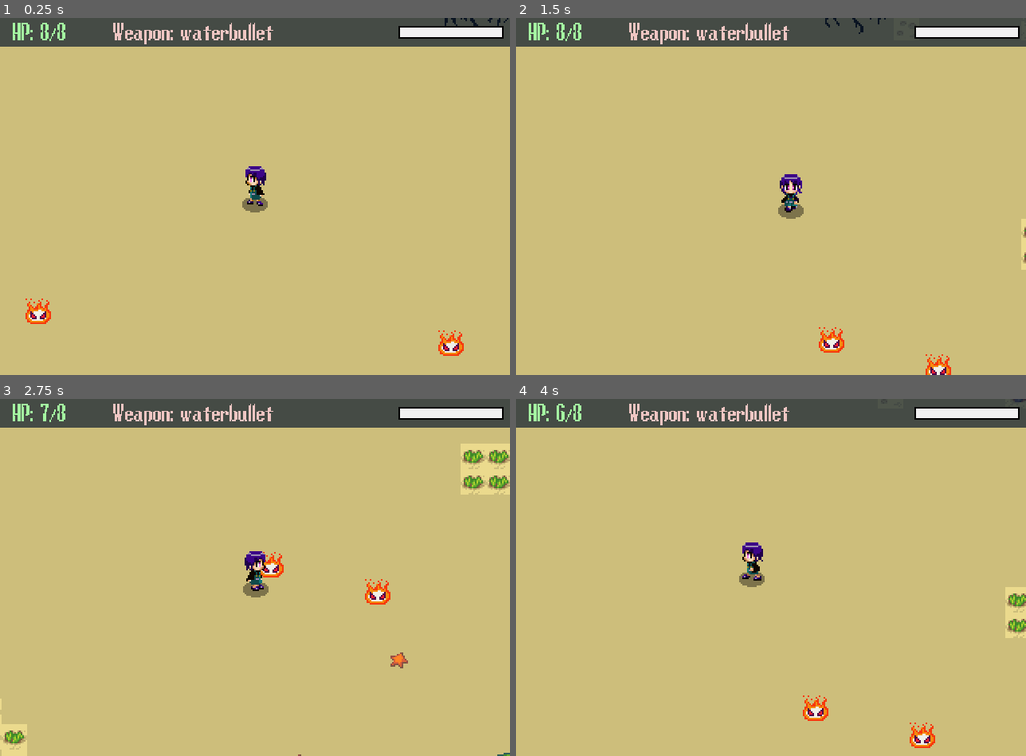
Above: before the commit, frames 1-4 (two rows, left to right).
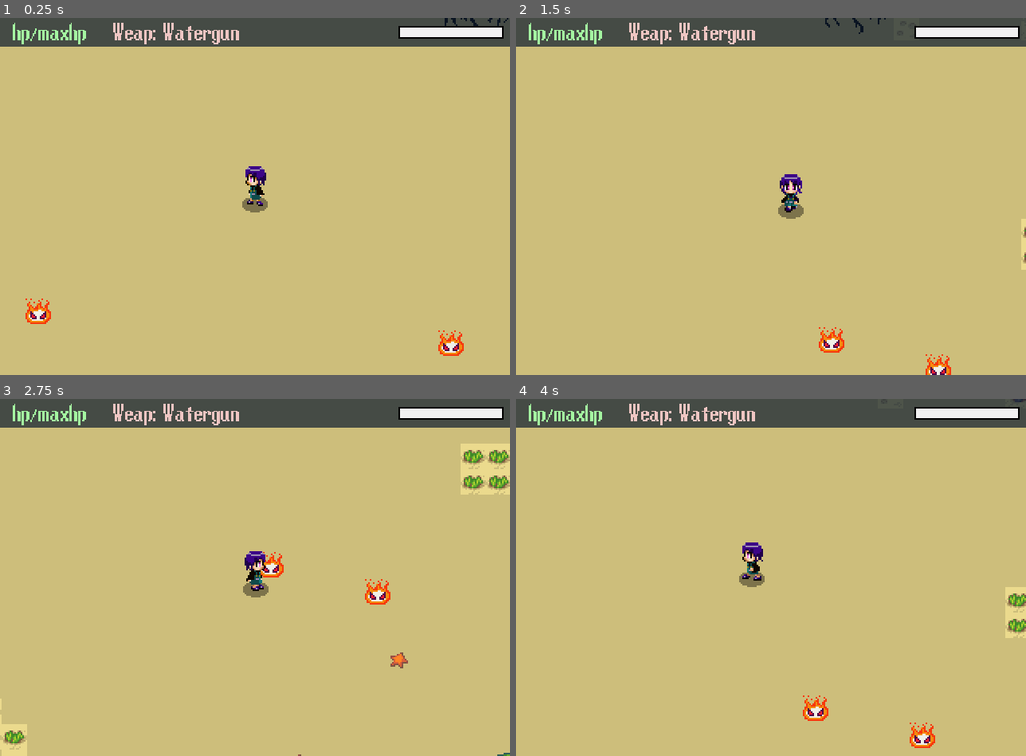
Above: after the commit, the same moments.

Repository: hillendymion/reverie
Game: Godot game, scene res://Objects/Rooms/LVL_LG_Beach.tscn
The game is run twice, just before and just after one commit, with the same random seed, the same clock (stepped at 60 frames per second) and the same inputs. This scene is started directly instead of the project's main scene.
Inputs:
- Up to frame 1 (0.25 s): no input
- Up to frame 2 (1.5 s): hold Right (ui_right) 0.53-1.28 s; hold Down (ui_down) from 1.28 s (still down)
- Up to frame 3 (2.75 s): release Down (ui_down) at 2.03 s; hold Right (ui_right) from 2.03 s (still down)
- Up to frame 4 (4 s): release Right (ui_right) at 2.78 s; hold Up (ui_up) 2.78-3.53 s; hold Left (ui_left) from 3.53 s (still down)

The runs differ from the first frame. In frame 1, 0.7% of the frame differs, in the area x 2-54%, y 1-8%; in frame 2, 0.7%; in frame 3, 0.7%; in frame 4, 0.7%.
Error after the commit: Invalid get index 'Enemy_HP' (on base: 'null instance'). (res://SRC/En_Flame.gd:9)

Commit message:
Add files via upload

Diff:
--- a/SRC/Arrow_Bullet.gd
+++ b/SRC/Arrow_Bullet.gd
@@ -5,16 +5,11 @@
 export var vel = Vector2.ZERO
 export var spd = 300
 
-# Declare member variables here. Examples:
-# var a: int = 2
-# var b: String = "text"
 
 
-# Called when the node enters the scene tree for the first time.
-func _ready() -> void:
-	pass # Replace with function body.
 
-
-# Called every frame. 'delta' is the elapsed time since the previous frame.
-#func _process(delta: float) -> void:
-#	pass
+func set_dir(direction):
+	#connected and passed through the bullet manager
+	self.direction = direction
+	rotation += direction.angle()
+	#rotation_degrees?
--- /dev/null
+++ b/SRC/BulletCandy.gd
@@ -0,0 +1,19 @@
+extends Area2D
+export var element = "Wind" #Fire, Ice, Wind, None
+export var DamMod = 2
+export var vel = Vector2.ZERO
+export var spd = 200
+
+func _ready() -> void:
+	$AnimatedSprite.play("default")
+	$Timer.start(2)
+
+func _on_Timer_timeout() -> void:
+	queue_free()
+
+
+func set_dir(direction):
+	#connected and passed through the bullet manager
+	self.direction = direction
+	rotation += direction.angle()
+	#rotation_degrees?
--- a/SRC/BulletManager.gd
+++ b/SRC/BulletManager.gd
@@ -1,4 +1,14 @@
 extends Node2D
 
-func handle_bullet_Spawned(bullet):
+func handle_bullet_Spawned(bullet, pos, direction):
+	print("Bullet Spawn Called. that works.")
 	add_child(bullet)
+	bullet.position = pos.global_position #this is awkward
+	bullet.vel = direction
+	#the bullet needs to face the direction right too.
+	bullet.set_dir(direction)#set direction. Every bullet should have this.
+
+
+func handle_hp_hitspawn(hit_amount, pos):
+	#Create an HP Hit piece that generates when enemy or player gets hit.
+	pass
--- a/SRC/En_Boss_Demon1.gd
+++ b/SRC/En_Boss_Demon1.gd
@@ -7,7 +7,9 @@
 onready var sprite = $Sprite
 onready var AnimPlyr = $AnimationPlayer
 onready var hitbox = $Hitbox
+onready var bossMeter = $CanvasLayer/Boss_Meter/HP_Bar
 
+signal Enemy_Bullet_Fired(bullet, pos, direction)
 
 func _ready() -> void:
 	AnimPlyr.play("Idle_Move")
@@ -19,9 +21,19 @@
 
 func _on_Hurtbox_body_entered(body: Node) -> void:
 	#enemy gets hit by bullet.
-	pass # Replace with function body.
+	#get bullet element and mod that.
+	if bossMeter:
+		bossMeter.value = int(float(Player_Stats.Boss_IceHP/800)*300) #ill fix the values later.
 
 
 func _on_Hitbox_body_entered(body: Node) -> void:
 	#player damaged by enemy.
 	pass # Replace with function body.
+
+func DemonDie():
+	#created explosion.
+	#Signal demon ice die.
+	#If all the demons are dead win game.
+	if Player_Stats.Boss_FireHP == 0 and Player_Stats.Boss_IceHP == 0:
+		Player_Stats.WinGame() #this if probbly better handled as a signal.
+	#I honestly don't know how to end this game.
--- a/SRC/En_Boss_Demon_Ice.gd
+++ b/SRC/En_Boss_Demon_Ice.gd
@@ -2,29 +2,42 @@
 
 var direction = 0
 var vel = Vector2.ZERO
-var speed = 80
-var attack = 2
+
 var facing = 0
 onready var Anim_Plyr = $AnimationPlayer
+onready var eneStats = $eneStats #MaxHP will likely be unused. Interations bust change.
 onready var hitbox = $Hitbox
 onready var timer = $Timer
+onready var bossMeter = $CanvasLayer/Boss_Meter/HP_Bar
 #preload enemy bullets
 #preload Boss hud
+signal Demon_Bullet_Fired(bullet, pos, direction)
+
+enum {
+	WARP,
+	CHASE,
+	SPELL
+}
+
 
 func _ready() -> void:
+	#self.connect(Demon_Bullet_Fired, self, )
+	eneStats.Enemy_maxHP = Player_Stats.Boss_IceHP
 	if Player_Stats.Boss_IceHP <= 0: queue_free()
 	Anim_Plyr.play("Idle")
 
 func _physics_process(_delta: float) -> void:
 	#Make enums for attacks. Wander, charger, whip attack, Chargespell
 
+
 	pass
+
 
 
 
 func _on_Hitbox_body_entered(body: Node) -> void:
 	#this thing hurts player when collided
-	print("ow -",attack, " damage" )
+	print("ow -",eneStats.Attack, " damage" )
 
 
 
@@ -35,4 +48,21 @@
 
 func _on_Hurtbox_area_entered(area: Area2D) -> void:
 	#Bulllet hit this guy
-	pass # Replace with function body.
+	Player_Stats.Boss_IceHP -= Player_Stats.Attack+Player_Stats.Attackmod #replace with damage amount.
+	#get bullet element and mod that.
+	Player_Stats.newsong("res://Audio/Song/dark space.ogg")
+	if bossMeter:
+		bossMeter.value = int(float(Player_Stats.Boss_IceHP/800)*300) #ill fix the values later.
+
+func Demon_Shoot():
+	var bullet = null #for now
+	var pos = null
+
+	emit_signal("Demon_Bullet_Fired",bullet, pos, vel )
+
+func DemonDie():
+	#Signal demon ice die.
+	#If all the demons are dead win game.
+	if Player_Stats.Boss_FireHP == 0 and Player_Stats.Boss_IceHP == 0:
+		Player_Stats.WinGame() #this if probbly better handled as a signal.
+	#I honestly don't know how to end this game.
--- /dev/null
+++ b/SRC/En_EyeBall.gd
@@ -0,0 +1,38 @@
+extends KinematicBody2D
+
+onready var eneStats = $eneStats
+onready var Anim_Sprite = $AnimatedSprite
+const eneDie = preload("res://Objects/Bullets/EnemyDead.tscn")
+
+enum {
+	IDLE,
+	CHASE,
+	WANDER
+}
+
+func _ready() -> void:
+	Anim_Sprite.play("front")
+
+func _physics_process(delta: float) -> void:
+	#use the enums here.
+	pass
+
+
+
+func _on_Hurtbox_area_entered(area: Area2D) -> void:
+	#enemy gets bonked by player bullets
+	var damage = Player_Stats.Attack+Player_Stats.Attackmod - eneStats.Def
+	#this stat will be replaced with th damage stored from the bullet itself.
+	if damage <= 0: damage = 0
+	eneStats.Enemy_HP - damage
+	print(str(eneStats.Enemy_HP)+"/"+str(eneStats.Enemy_maxHP))
+	if eneStats.Enemy_HP <= 0:
+		Enemy_Die()
+
+func Enemy_Die():
+	#i should make a signal for this from the stats like the example.
+	var enedie = eneDie.instance()
+	get_parent().add_child(enedie)
+	enedie.position = self.global_position
+	#possibly drop item
+	queue_free()
--- a/SRC/En_Flame.gd
+++ b/SRC/En_Flame.gd
@@ -1,18 +1,19 @@
 extends KinematicBody2D
 
 onready var Anim_Sprite = $AnimatedSprite
-export var Enemy_HP = 4
-export var Attack = 1
+onready var eneStats = $eneStats
+const eneDie = preload("res://Objects/Bullets/EnemyDead.tscn") #maybe this one can be passed from the stats.
 
 # Called when the node enters the scene tree for the first time.
 func _ready() -> void:
+	print("Flame HP:"+str(eneStats.Enemy_HP)+"/"+str(eneStats.Enemy_maxHP))
 	pass # Replace with function body.
 
 
 
 func _on_Hitbox_body_entered(body: Node) -> void:
 	#Enemy bonks player
-	var damage = Attack - Player_Stats.Defense
+	var damage = eneStats.Attack - Player_Stats.Defense
 	#apply element modifiers too once implemented
 	if damage < 1: damage == 1
 
@@ -21,12 +22,18 @@
 
 func _on_Hurtbox_body_entered(body: Node) -> void:
 	#Enemy take damage
-	Enemy_HP -= Player_Stats.Attack
-	#Modifiers TBImplemented
-	if Enemy_HP <= 0:
+	#enemy gets bonked by player bullets
+	var damage = Player_Stats.Attack+Player_Stats.Attackmod - eneStats.Def
+	#this stat will be replaced with th damage stored from the bullet itself.
+	if damage <= 0: damage = 0
+	eneStats.Enemy_HP - damage
+	print(str(eneStats.Enemy_HP)+"/"+str(eneStats.Enemy_maxHP))
+	if eneStats.Enemy_HP <= 0:
 		Enemy_Die()
 
 func Enemy_Die():
-	#create death explosion
+	var enedie = eneDie.instance()
+	get_parent().add_child(enedie)
+	enedie.position = self.global_position
 	#possibly drop item
 	queue_free()
--- /dev/null
+++ b/SRC/Enemy_Stats.gd
@@ -0,0 +1,11 @@
+extends Node
+
+export var Enemy_maxHP = 4
+var Enemy_HP
+export var Attack = 1
+export var Element = "Fire"
+export var Def = 0
+export var speed = 80
+
+func _ready() -> void:
+	Enemy_HP = Enemy_maxHP
--- a/SRC/FX_Impact.gd
+++ b/SRC/FX_Impact.gd
@@ -1,5 +1,7 @@
 extends Node2D
-
+#created when connecting with enemy or wall.
+func _ready() -> void:
+	$AnimatedSprite.play("default")
 
 func _on_AnimatedSprite_animation_finished() -> void:
 	queue_free()
--- a/SRC/Fire_Bullet.gd
+++ b/SRC/Fire_Bullet.gd
@@ -4,10 +4,14 @@
 export (int) var DamMod = 2
 export var vel = Vector2.ZERO
 export (int) var spd = 300
-var direction = Vector2.ZERO
+#var direction = Vector2.ZERO
 
 
 
 func _on_Fire_Bullet_area_entered(area: Area2D) -> void:
 	#collision.
 	pass # Replace with function body.
+
+func set_dir(direction):
+	self.direction = direction
+	rotation += direction.angle()
--- a/SRC/Hud_Main.gd
+++ b/SRC/Hud_Main.gd
@@ -1,19 +1,16 @@
 extends CanvasLayer
 
-onready var HPStats = $HPStats
-onready var ViewWeapon = $Vweap
+var toggle = true
+onready var HPStats = $Control/HPStats
+onready var ViewWeapon = $Control/Vweap
 
-onready var BossMeterFire = $Boss_MeterFire
-onready var BossHPFire = $Boss_MeterFire/BMFull
-onready var BossMeterIce = $Boss_MeterIce
-onready var BossHPIce = $Boss_MeterIce/BMFull
-onready var RateM = $RateM
+onready var BossMeterFire = $Control/Boss_MeterFire
+onready var BossHPFire = $Control/Boss_MeterFire/BMFull
+onready var RateM = $Control/RateM
 onready var stats = Player_Stats
 
 func ready():
 	RateM.visible = false
-	BossMeterFire.visible = false
-	BossMeterIce.visible = false
 
 func _physics_process(delta: float) -> void:
 	HPStats.text = "HP: "+ str(stats.HP)+"/"+str(stats.MaxHP)
@@ -22,10 +19,12 @@
 	if find_node("res://Objects/Plyr.tscn"):
 		RateM.visible = true
 		#refills ad the cooldown timer hits. ee the rate.
-	if find_node("res://Objects/Enemies/En_Boss_Demon1.tscn"):
-		BossMeterFire.visible = true
-	if find_node("res://Objects/Enemies/En_Boss_Demon_Ice.tscn"):
-		BossMeterIce.visible = true
+	#Its hacky, but hopefully it works.
+	if get_tree().paused == true:
+		self.visible = false
+	else:
+		self.visible = true
+
 
 func meters(rfillstart, rfilllength, rfillend, val, totalval):
 	#get rectfill, stasrtpoint end point, total val, current  val
--- a/SRC/MWindow.gd
+++ b/SRC/MWindow.gd
@@ -1,11 +1,18 @@
-extends Control
+extends CanvasLayer
 	#get
 onready var text = $Text #RihTextLabel is new to me.
 onready var namae = $Namae #NPC name. namae makes it unique
 onready var adown = $Adown
 onready var timer = $Timer
 onready var buffer = $buffer
-onready var audio = $AudioStreamPlayer
+
+#SFX
+onready var abala = $Bala
+onready var aion = $Ion
+onready var adoggo = $Doggo
+onready var avm = $VM
+onready var aitem = $ItemGet
+
 export(float) var textspeed = 0.05
 onready var dialoguepath = Player_Stats.Dialoguetext #I could totally gab this from the npc and chain it from them.
 #this was just an eport variable.
@@ -61,9 +68,25 @@
 	text.bbcode_text = dialog[phrasenum]["Text"]
 	#bbcode  doesn't read the bbcode tags as text.
 	text.visible_characters = 0
-	if !dialog[phrasenum]["Audio"]:
-		if dialog[phrasenum]["Audio"] == "pickup":
-			audio.play()
+	var audios = {"Bala": abala, "Doggo": adoggo, "Ion": aion, "VM": avm, "ItemGet": aitem}
+	var akeys = audios.keys()
+	#This way is so hacky. audios will forloop it.
+	#I'm doing it this hacky way because forloops
+	#are pissing me off right now. I'll fix it later
+	if str(dialog[phrasenum]["Audio"]) == akeys[0]:
+		abala.play()
+	elif str(dialog[phrasenum]["Audio"]) == akeys[1]:
+		adoggo.play()
+	elif str(dialog[phrasenum]["Audio"]) == akeys[2]:
+		aion.play()
+	elif str(dialog[phrasenum]["Audio"]) == akeys[3]:
+		avm.play()
+	elif str(dialog[phrasenum]["Audio"]) == akeys[4]:
+		aitem.play()
+	else:
+		print(str(dialog[phrasenum]["Audio"]))
+		print("key: "+str(akeys[0]))
+
 
 	while text.visible_characters < len(text.text):
 		#scary ambiguity
--- a/SRC/NPC_01.gd
+++ b/SRC/NPC_01.gd
@@ -6,7 +6,7 @@
 onready var stats = Player_Stats
 export var dialoguepath = "res://Dialog/" #default
 export var obtain = "waterbullet" #will handle obtaining items
-
+#MAybe add a var later that can add alternate dialogue. or add dialogue after certain event flags?
 
 func ready():
 	pass
@@ -14,6 +14,7 @@
 
 func _on_TalkArea_body_entered(body: Node) -> void:
 	Player_Stats.Item_get = obtain
+
 	Player_Stats.Dialoguetext = dialoguepath
 	#I really want a position entered listener.
 
--- a/SRC/Plyr.gd
+++ b/SRC/Plyr.gd
@@ -37,6 +37,7 @@
 const WindBullet = preload("res://Objects/Bullets/WaterBullet.tscn") #replace with actual bullet
 #const SND_PlyrHurt = preload("res://Object/SND_PlayerHurt.tscn")
 
+#separation of concerns
 signal Player_Bullet_Fired(bullet, pos, direction)
 
 
@@ -90,7 +91,7 @@
 				stats.mwinDelay = false
 				InteractBuffer.start(.5)
 	if !$ShootBuffer.is_stopped():
-		print($ShootBuffer.time_left)
+		#print($ShootBuffer.time_left) #debug stuff.
 		shoot()
 
 
@@ -126,13 +127,13 @@
 		elif stats.Weapon == "WindBullet": #spread
 			bullet = WindBullet.instance();
 		#adds instance of bullet.
-		get_parent().add_child(bullet)
-		bullet.position = P_Target.global_position #this is awkward
-		bullet.rotation_degrees = rotation_degrees #trying this.
-		emit_signal("Player_Bullet_Fired", bullet, P_Target, vel)
+
+		#bullet.rotation_degrees = rotation_degrees #trying this.
+		var bullet_Vel = P_Target.global_position - self.global_position
+		emit_signal("Player_Bullet_Fired", bullet, P_Target, bullet_Vel)
 		#call deffered?
 		#For some reason Y_Sort offsets this really badly.
-		bullet.vel = P_Target.global_position - self.global_position
+
 
 func menu():
 	#activates menu TBD
--- a/SRC/Plyr_Stats.gd
+++ b/SRC/Plyr_Stats.gd
@@ -2,6 +2,7 @@
 #This is a persistant global variable holder.
 #Contans player stats, dialogue, entrance settings. and other things talked between nodes.
 
+#player stats
 var HP = 8 setget changeHP, getHP
 var MaxHP = 8
 var Walk_Spd = 130 setget setWalkSpd, getWalkSpd
@@ -9,9 +10,15 @@
 var Defense = 1 setget setDef, getDef
 var Rate = 5 setget setRate, getRate #fire speed mayb I should apply this fractionally?
 var Weapon = "waterbullet" #Active Weapon.
+#Weapon mod stats.
+var Attackmod = 0
+var Ratemod = 0
+var Defmod = 0
+
 
 #trying this with a dictionary.
-var Weapons = {"Arrow": false, "waterbullet": false, "Firebullet": false, "WindBullet":false, "InkBullet":false} setget setWeapons, getWeapons
+#I should try this with a json file.
+var Weapons = {"Arrow": false, "waterbullet": false, "Firebullet": false, "WindBullet":false, "CandyBullet":false} setget setWeapons, getWeapons
 
 var Coins = 0 setget setCoins, getCoins
 #For doors
@@ -26,6 +33,7 @@
 var Boss_FireHP = 800 setget setFireBossHP, getFireBossHP
 var Boss_IceHP = 1000 setget setIceBossHP, getIceBossHP
 
+onready var songhandler = $Song_Handler
 
 #Setter getters.
 func changeHP(val):
@@ -92,8 +100,27 @@
 signal no_HP
 signal IceBossDead
 signal FireBossDead
+signal newsong(song)
+
+func newsong(song):
+
+	if song != str(songhandler.stream.resource_path):
+		print("old song: "+str(songhandler.stream.resource_path))
+		#spits out a weird number.
+		print("new song:"+song)
+		#songhandler.stop()
+		songhandler.stream = load(song)
+		songhandler.play()
+func stopsong():
+	#not sure if I'll need this, but have it here just in case.
+	songhandler.stop()
+
 
 func Game_Over():
 	#move character to bedroom.
 	Door_Name = "Enter3"
 	get_tree().change_scene("res://Objects/Rooms/LVL_Hub.tscn") #for now
+
+func WinGame():
+	#Move to room with cutscene and credits.
+	pass
--- a/SRC/WaterBullet.gd
+++ b/SRC/WaterBullet.gd
@@ -1,42 +1,40 @@
 extends KinematicBody2D
 #get direction of player.
 #fire bullet in that direction.
-export var spd = 300
+export var element = "Water" #Water, Fire, Wind, None
+export var damMod = 1 #damage added to the base attack damage. though maybe it works better in stats.
+export var spd = 200
 var vel = Vector2(0,0) #direction.
 var direction = Vector2.ZERO #trying different things here.
-var adir = "Squirt_D"
+#var adir = "Squirt_D"
 
 var Impact = preload("res://Objects/Bullets/Effect_Splish.tscn")
 onready var hitbox = $Area2D/hitbox
-onready var Anim_plyr = $AnimationPlayer
-onready var AnimTree = $AnimationTree
+onready var asprite = $AnimatedSprite
 #export var boom = preload("res://Object/Effect.tscn") #TBD
+
 
 func _ready() -> void:
 	#play aimation based on vel direction. maybe use an array?
-	print("waterBullet: "+adir+ " dir: "+str(vel))#vel stays at zero?
-	Anim_plyr.play(adir)
-	#Anim_plyr.play(adir) # Replace with function body.
+	asprite.play("default")
 
 
 func _physics_process(delta: float) -> void:
 	var collision_info = move_and_collide(vel.normalized() * delta * spd)
-	AnimTree.set("parameters/B/blend_position", collision_info)
-	#print("vel: "+str(vel))
-	Anim_plyr.play(adir)
 
-
-
-func _on_AnimationPlayer_animation_finished(anim_name: String) -> void:
-	#for water bulet only.
+func _on_AnimatedSprite_animation_finished() -> void:
+	print("splish")
 	queue_free()
-
 
 func _on_Hitbox_area_entered(area: Area2D) -> void:
 	#hits something
+	print("hit something")
 	var impact = Impact.instance()
 	impact.position = self.global_position
-	queue_free()
+	self.queue_free()
 
 func set_dir(direction):
-	pass
+	#connected and passed through the bullet manager
+	self.direction = direction
+	rotation += direction.angle()
+	#rotation_degrees?
